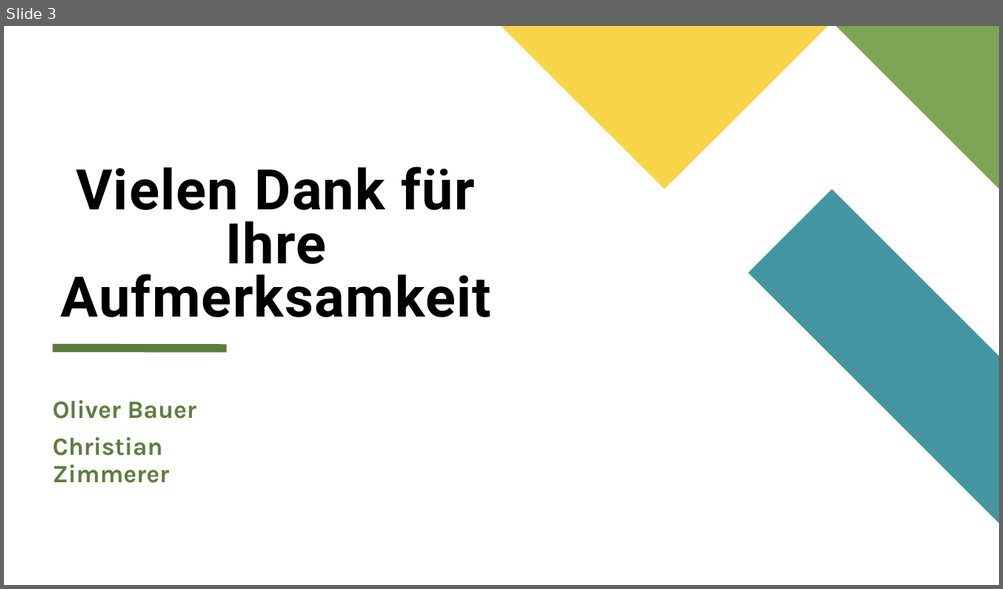
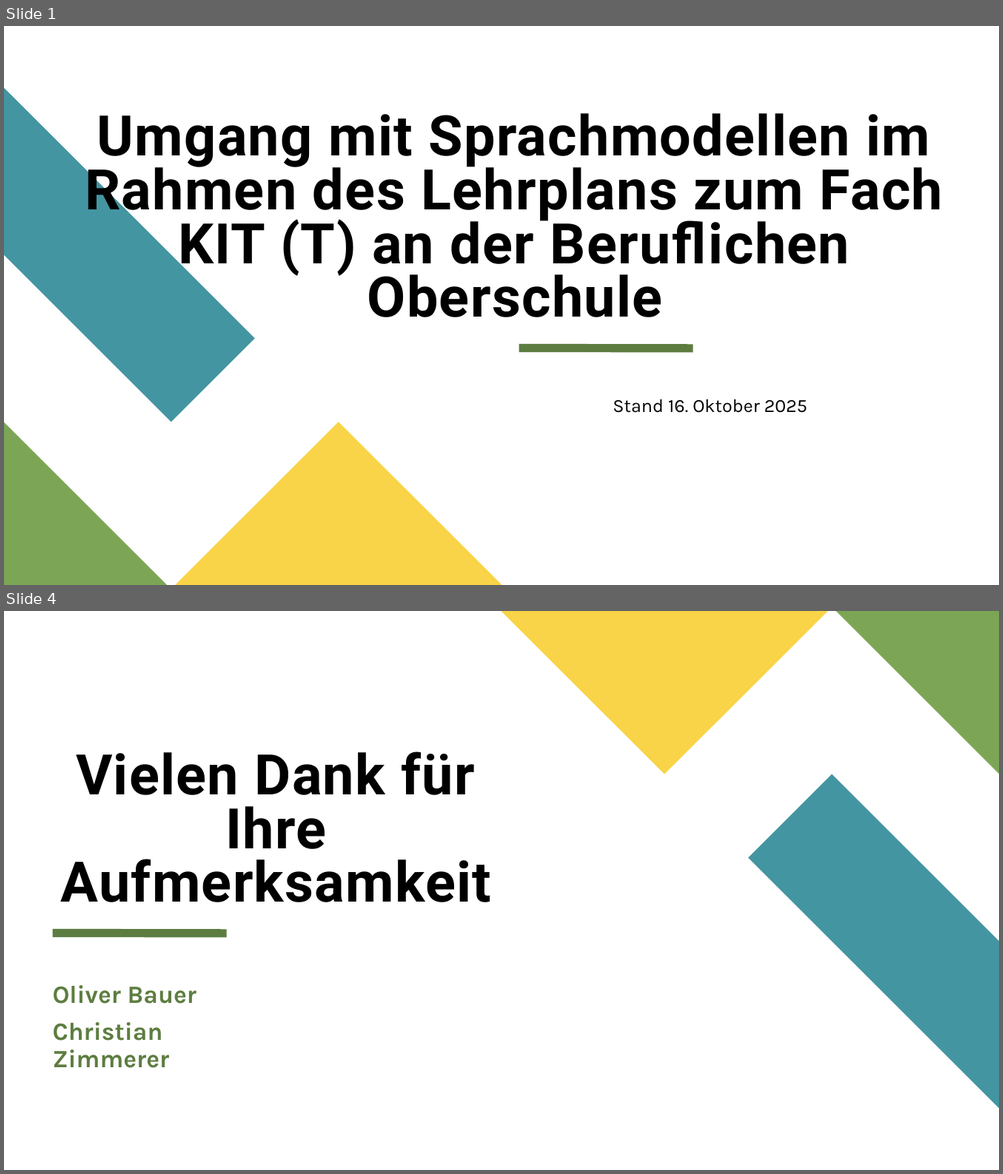
Before and after one commit to spaciva-Bauer/Fortbildungen, a slide deck: Praesentation/MB-Veranstaltung_Sprachmodelle_0.1.pptx. Shown one above the other, each under a label of ours: slide 3 before the commit, slides 1 and 4 after it; the slides between them are not shown. The pictures are 1003x589 and 1003x1174 pixels, drawn with LibreOffice and Linux fonts; fonts in the diff are those of the drawing. Boxes give left, top, right and bottom in pixels: in the first picture for what was removed or moved away, otherwise in the second. Text is boxed around its words. In the diff, an @@ line names an element or a change of style, - is before the commit and + after.

```diff
--- a/Praesentation/MB-Veranstaltung_Sprachmodelle_0.1.pptx
+++ b/Praesentation/MB-Veranstaltung_Sprachmodelle_0.1.pptx
@@ slide 1 added at bbox=[4, 26, 999, 585], background #FFFFFF @@
@@ freeform shape added at bbox=[4, 88, 255, 422], fill #4495A2 @@
@@ title added at bbox=[85, 113, 942, 318], 54 pt, text #000000, bold @@
+Umgang mit Sprachmodellen im Rahmen des Lehrplans zum Fach KIT (T) an der Beruflichen Oberschule
@@ line added from (519, 349) to (693, 349), #5D7D40 8 pt @@
@@ text added at bbox=[612, 399, 807, 413], 18 pt, text #000000 @@
+Stand 16. Oktober 2025
@@ freeform shape added at bbox=[4, 423, 167, 585], fill #7CA655 @@
@@ freeform shape added at bbox=[175, 422, 502, 585], fill #F9D448 @@
@@ what was slide 3 is now slide 4 @@
```
Also in this commit, not shown: 1 slide changed, 1 other slide added, 1 slide removed, 1 other file.
